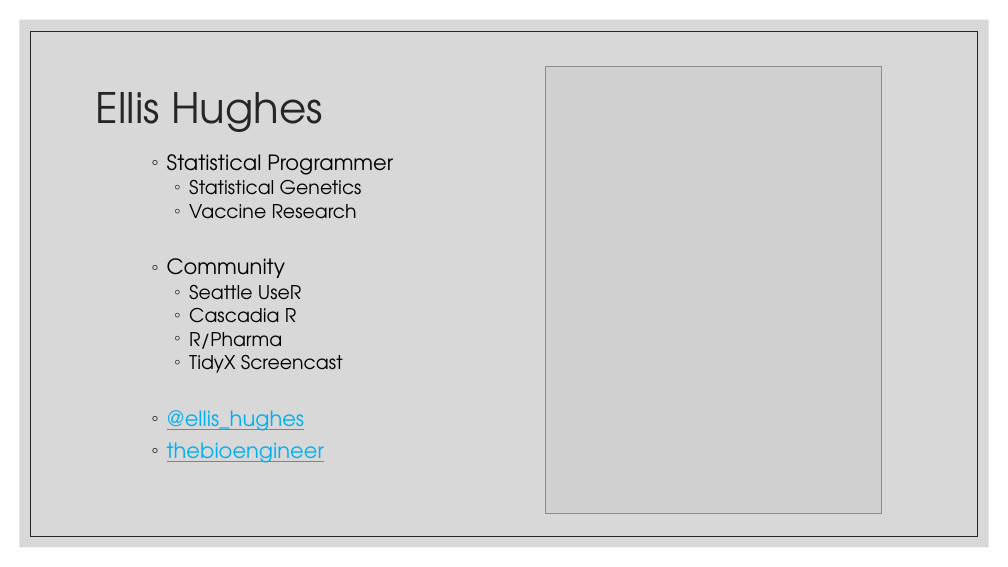
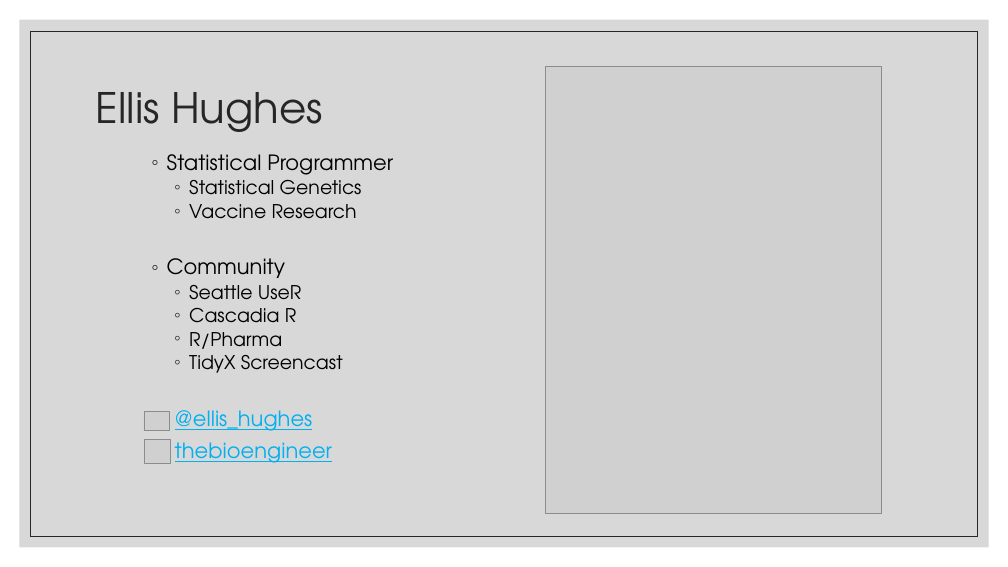
Before and after one commit to FredHutch/R_Package_Validation_Tutorial, a slide deck: slide 4 of Slides/Slides-01-Welcome_and_Orientation/Slides-01-Welcome_and_Orientation.pptx. Drawn at 1008x567 pixels with LibreOffice and Linux fonts; fonts in the diff are those of the drawing; grey boxes stand for pictures. Boxes give left, top, right and bottom in pixels: in the first picture for what was removed or moved away, otherwise in the second. Text is boxed around its words. In the diff, an @@ line names an element or a change of style, - is before the commit and + after.

```diff
--- a/Slides/Slides-01-Welcome_and_Orientation/Slides-01-Welcome_and_Orientation.pptx
+++ b/Slides/Slides-01-Welcome_and_Orientation/Slides-01-Welcome_and_Orientation.pptx
@@ picture added at [144, 411, 169, 430] @@
@@ text at [175, 410, 332, 463]: bullet ◦ to none @@
@@ picture added at [144, 439, 170, 463] @@
```
Also in this commit, not shown: 1 other slide changed, 1 other file.
